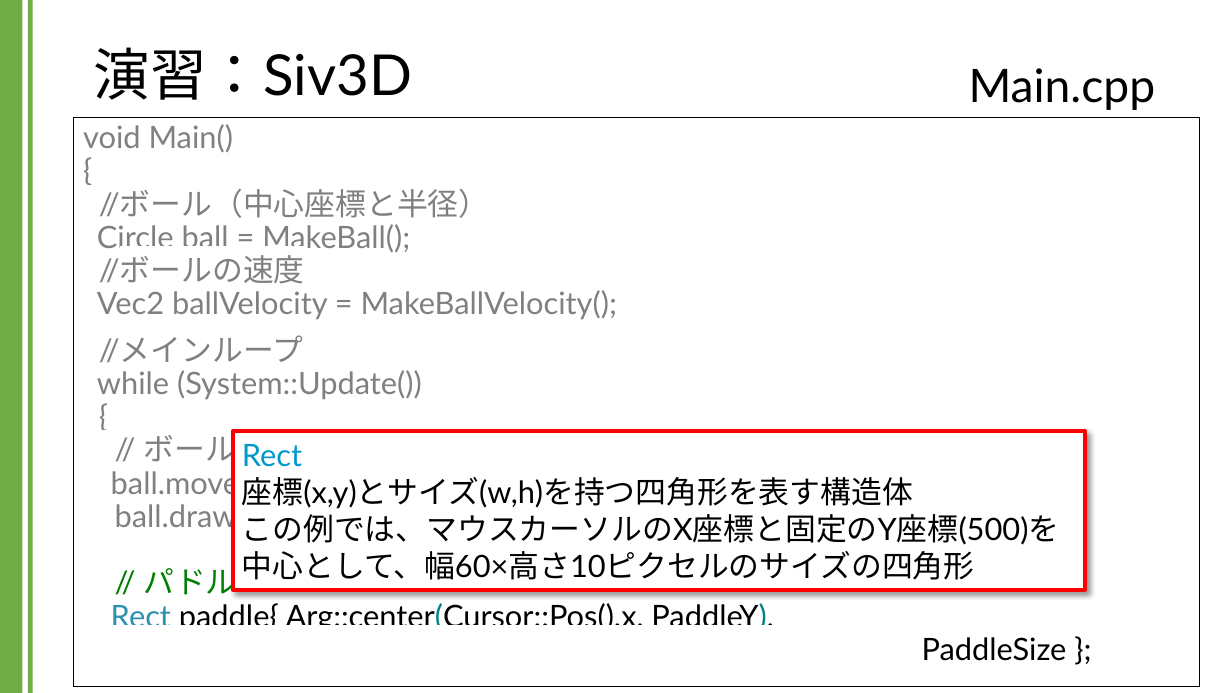
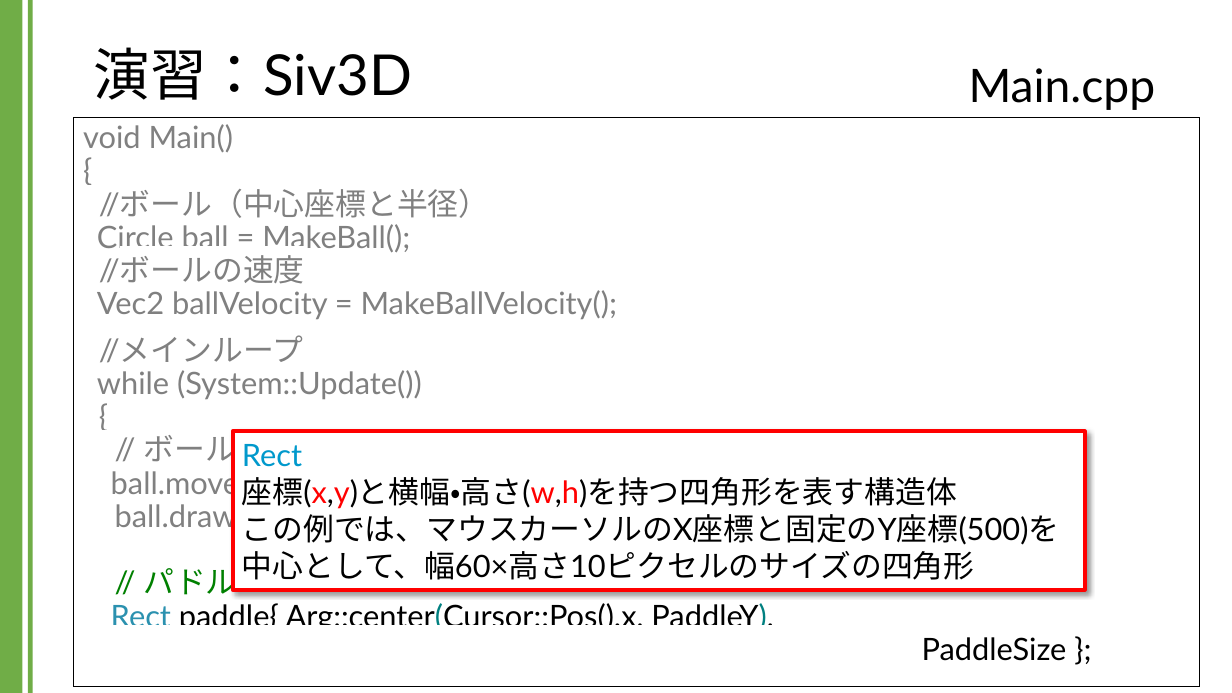
Before and after one commit to kic-murata/cpp2024, a slide deck: slide 37 of 授業資料/演習課題：Siv3D.pptx. Drawn at 1232x693 pixels with LibreOffice and Linux fonts; fonts in the diff are those of the drawing; background and template pictures are left out. Boxes give left, top, right and bottom in pixels: in the first picture for what was removed or moved away, otherwise in the second. Text is boxed around its words. In the diff, an @@ line names an element or a change of style, - is before the commit and + after.

```diff
--- a/授業資料/演習課題：Siv3D.pptx
+++ b/授業資料/演習課題：Siv3D.pptx
@@ text in rectangle at [242, 444, 1060, 580]: text changed @@
-Rect
-座標(x,y)とサイズ(w,h)を持つ四角形を表す構造体
-この例では、マウスカーソルのX座標と固定のY座標(500)を
-中心として、幅60×高さ10ピクセルのサイズの四角形
+Rect
+座標(x,y)と横幅・高さ(w,h)を持つ四角形を表す構造体
+この例では、マウスカーソルのX座標と固定のY座標(500)を
+中心として、幅60×高さ10ピクセルのサイズの四角形
```
Also in this commit, not shown: 9 other slides changed, 2 slides added.
